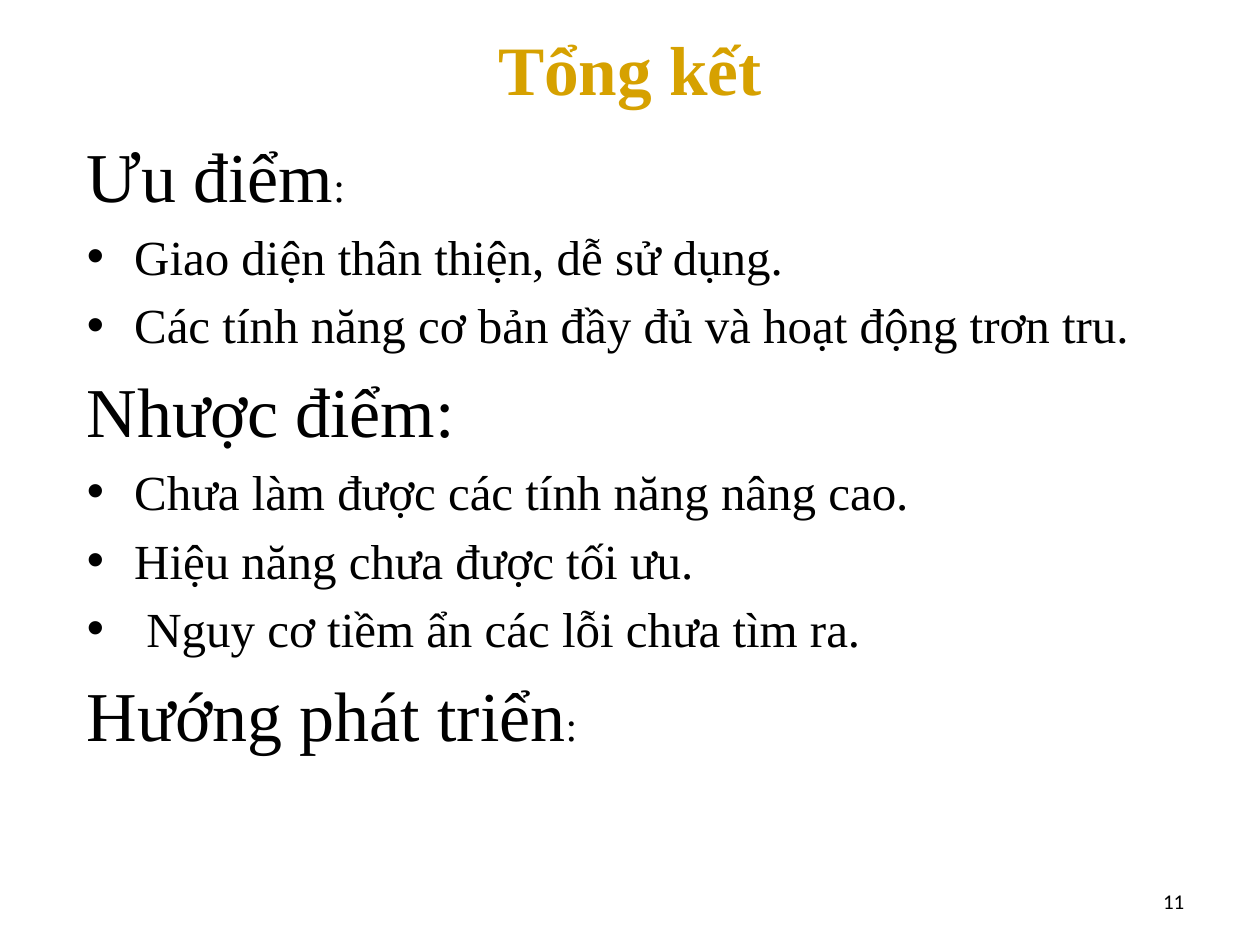
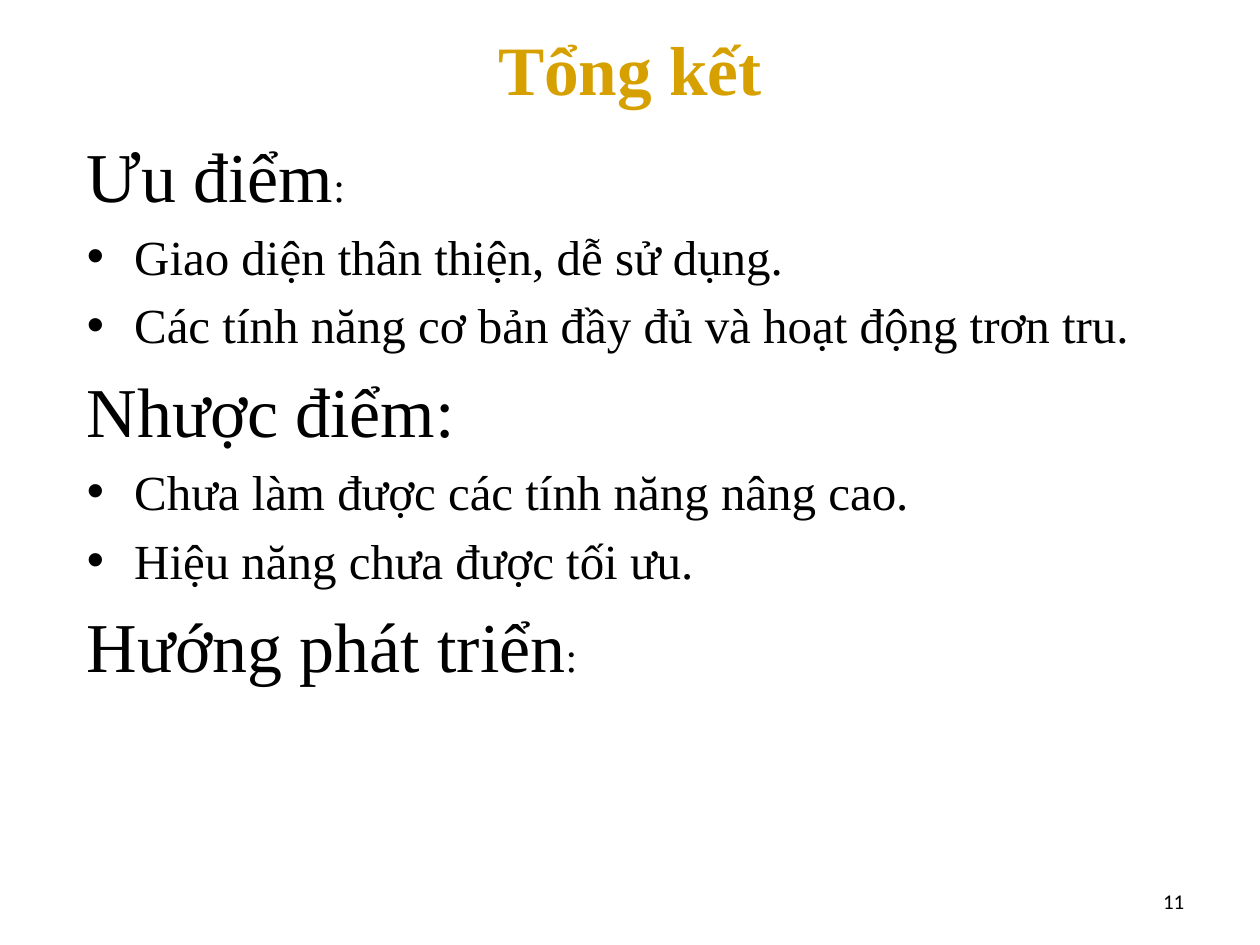
Before and after one commit to anhempk1250/TLCN-CuaHangTinHoc, a slide deck: slide 12 of TLCN.pptx. Drawn at 1260x945 pixels with LibreOffice and Linux fonts; fonts in the diff are those of the drawing; background and template pictures are left out. Boxes give left, top, right and bottom in pixels: in the first picture for what was removed or moved away, otherwise in the second. Text is boxed around its words. In the diff, an @@ line names an element or a change of style, - is before the commit and + after.

```diff
--- a/TLCN.pptx
+++ b/TLCN.pptx
@@ text at <box>146,610,860,657</box>: paragraph removed @@
-• Nguy cơ tiềm ẩn các lỗi chưa tìm ra.
```
Also in this commit, not shown: 6 other slides changed, 8 other files.
